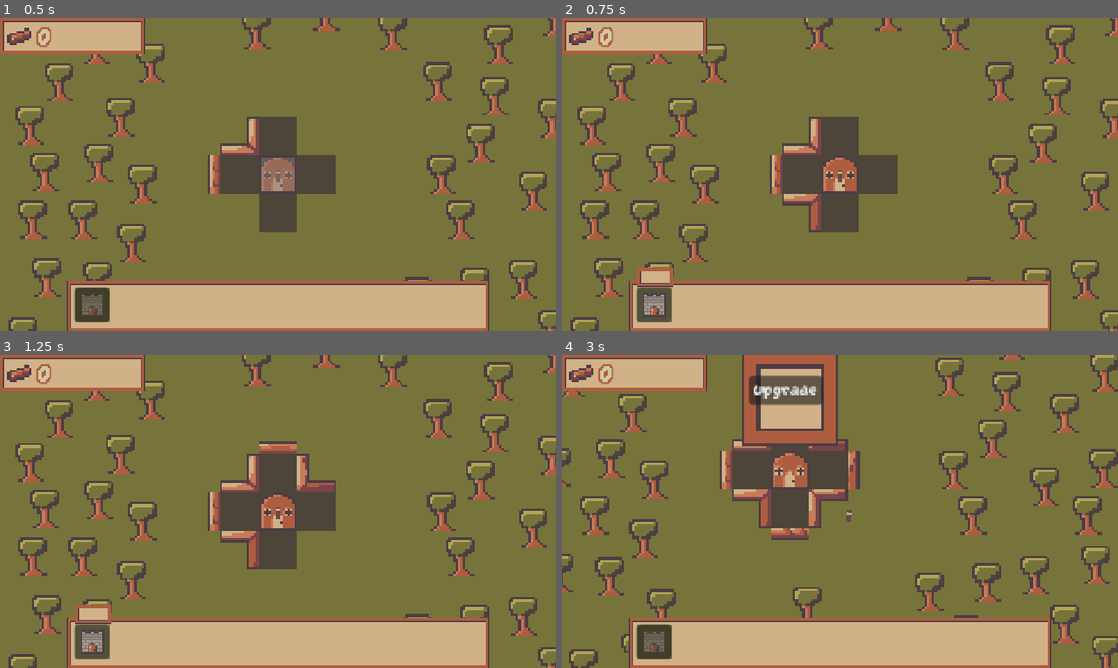
Above: before the commit, frames 1-4 (two rows, left to right).
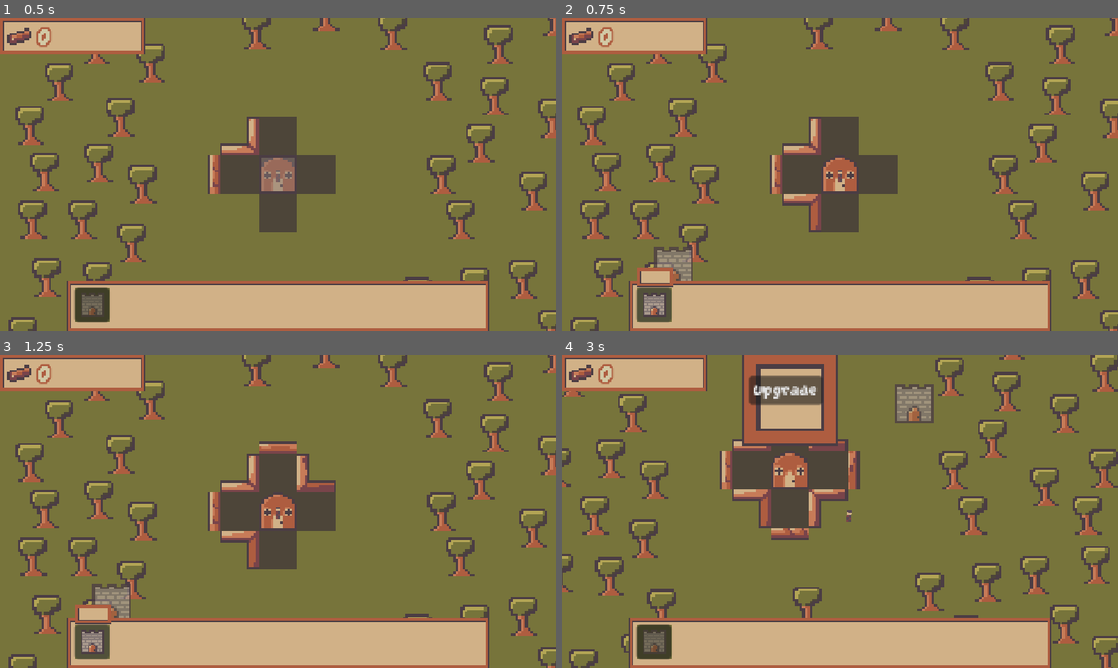
Above: after the commit, the same moments.

Repository: jacksonmist/DeforestStation
Game: Godot game, scene res://Scenes/Root.tscn
The game is run twice, just before and just after one commit, with the same random seed, the same clock (stepped at 60 frames per second) and the same inputs.
Inputs (mouse positions are in pixels of both pictures, inside the frame that each line leads up to):
- Up to frame 1 (0.5 s): no input
- Up to frame 2 (0.75 s): click (656, 305) at 0.5 s
- Up to frame 3 (1.25 s): no input
- Up to frame 4 (3 s): move the mouse to (840, 511) at 1.27 s; press the mouse at (840, 511) at 1.28 s; hold D (Right) 1.28-2.03 s; move the mouse to (728, 527) at 2.02 s; release the mouse at (728, 527) at 2.03 s; hold S (Down) 2.03-2.78 s; click (728, 527) at 2.1 s; move the mouse to (895, 442) at 2.77 s; press the mouse at (895, 442) at 2.78 s; hold D (Right) from 2.78 s (still down)

Frame 1 is identical in both runs. In frame 2, 0.6% of the frame differs, in the area x 16-24%, y 73-84%; in frame 3, 0.6%; in frame 4, 0.9%, in the area x 59-67%, y 9-22%.

Commit message:
Minor UX improvements

Diff:
--- a/Scenes/Root.tscn
+++ b/Scenes/Root.tscn
@@ -78,6 +78,10 @@
 
 [node name="SelectedStructure" type="Sprite2D" parent="StructureManager/Selection" unique_id=700509714]
 self_modulate = Color(1, 1, 1, 0.5019608)
+
+[node name="ExternalSprite" type="Sprite2D" parent="StructureManager" unique_id=1269659419]
+modulate = Color(1, 1, 1, 0.78431374)
+z_index = 8
 
 [node name="GroundMap" type="TileMapLayer" parent="." unique_id=348636908 node_paths=PackedStringArray("pds_manager")]
 z_index = -1
--- a/Scenes/barracks.tscn
+++ b/Scenes/barracks.tscn
@@ -13,7 +13,6 @@
 lj_scene = ExtResource("2_87o8n")
 texture = ExtResource("2_3p7p4")
 health = 20.0
-purchase_cost = 5
 metadata/_custom_type_script = "uid://j4q133l8rdcj"
 
 [node name="CollisionShape2D" type="CollisionShape2D" parent="." unique_id=708572482]
--- a/Scenes/lumberjack.tscn
+++ b/Scenes/lumberjack.tscn
@@ -8,6 +8,7 @@
 [sub_resource type="CircleShape2D" id="CircleShape2D_fojhu"]
 
 [node name="Lumberjack" type="Area2D" unique_id=182905865]
+z_index = 4
 collision_layer = 2
 collision_mask = 28
 script = ExtResource("1_cvosc")
--- a/Scripts/States/idle_state.gd
+++ b/Scripts/States/idle_state.gd
@@ -1,7 +1,7 @@
 class_name IdleState extends State
 
 func enter_state() ->  void:
-	print("idle")
+	pass
 
 func update(_delta: float) -> void:
 	if parent.wood_amount >= parent.max_wood:
--- a/Scripts/States/return_state.gd
+++ b/Scripts/States/return_state.gd
@@ -3,7 +3,6 @@
 var vec_to_barracks: Vector2
 
 func enter_state() ->  void:
-	print("return")
 	vec_to_barracks = (barracks.position - parent.global_position).normalized()
 	parent.move(vec_to_barracks)
 
--- a/Scripts/structure_manager.gd
+++ b/Scripts/structure_manager.gd
@@ -4,9 +4,13 @@
 @export var neg_selection: Texture2D
 @export var neu_selection: Texture2D
 
+
 @onready var shape: CollisionShape2D = $CollisionShape2D
+@onready var external_sprite: Sprite2D = $ExternalSprite
 @onready var selection: Sprite2D = $Selection
 @onready var selected_structure_sprite: Sprite2D = $Selection/SelectedStructure
+
+var external_sprite_offset := Vector2(8, -16)
 
 var station_cells: Dictionary
 var structures: Dictionary
@@ -48,10 +52,14 @@
 		var mouse_pos = get_global_mouse_position()
 		mouse_cell = Vector2i(floor((mouse_pos + Vector2(8, 8)) / 16)) + Vector2i(24, 24)
 		if mouse_cell in station_cells:
+			external_sprite.visible = false
 			selection.visible = true
 			selection.position = (mouse_cell - Vector2i(24, 24)) * 16
-		elif selection.visible == true:
-			selection.visible = false
+		else:
+			external_sprite.visible = true
+			external_sprite.position = mouse_pos + external_sprite_offset
+			if selection.visible == true:
+				selection.visible = false
 		if not selected_structure:
 			selection.texture = neu_selection
 			return
@@ -64,7 +72,7 @@
 	if event.is_action_pressed("LeftMouse"):
 		if not selected_structure and structures.has(mouse_cell):
 			var clicked_building = structures[mouse_cell]
-		elif selected_structure and not structures.has(mouse_cell):
+		elif selected_structure and not structures.has(mouse_cell) and station_cells.has(mouse_cell):
 			add_child(cached_instance)
 			var cell = mouse_cell
 			cached_instance.position = (cell - Vector2i(24, 24)) * 16
@@ -74,6 +82,7 @@
 			cached_instance.set_origin(cell)
 			cached_instance = null
 			select_structure(structures_enum.empty)
+			external_sprite.texture = null
 
 func _player_entered(body):
 	is_build_mode = true
@@ -101,6 +110,7 @@
 func select_structure(type: structures_enum):
 	if cached_instance:
 		cached_instance.queue_free()
+	external_sprite.texture = null
 	cached_instance = null
 	match type:
 		structures_enum.empty:
@@ -119,6 +129,7 @@
 			return
 		selected_structure_sprite.texture = cached_instance.texture
 		cached_instance.set_structure_manager(self)
+		external_sprite.texture = cached_instance.texture
 	else:
 		selected_structure_sprite.texture = null
 
